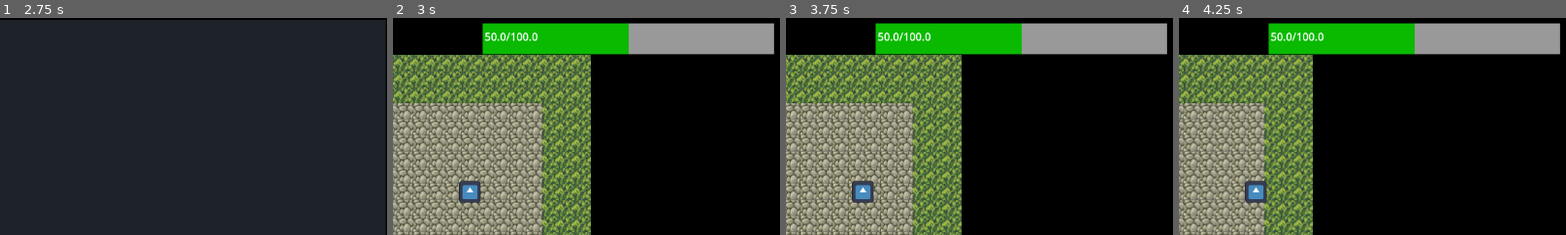
Above: before the commit, frames 1-4 (left to right).
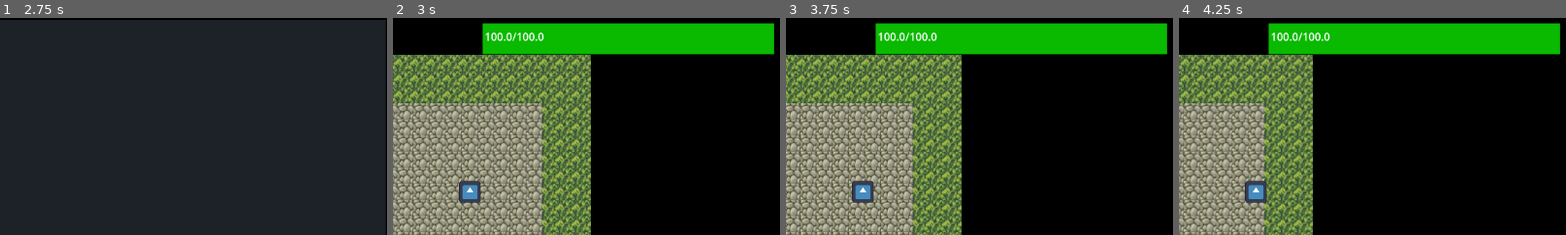
Above: after the commit, the same moments.

Repository: Actusel/fantastic-octo-computing-machine
Game: Godot game, scene res://menus/main_menu.tscn
The game is run twice, just before and just after one commit, with the same random seed, the same clock (stepped at 60 frames per second) and the same inputs. The engine's default icon, where the game draws it, is replaced by a stand-in: a white triangle on a blue panel in a dark square.
Inputs (mouse positions are % of the whole screen's width and height, from its top left):
- Up to frame 1 (2.75 s): click (42, 12) at 0.52 s; type "Alex" at 0.6 s; click "leggies" at 1.25 s; click "Save" at 2 s
- Up to frame 2 (3 s): click "play" at 2.75 s
- Up to frame 3 (3.75 s): tap Enter at 3.5 s; move the mouse to (72, 45) at 3.52 s; hold Right (moveright) from 3.53 s (still down); hold Space (attack) from 3.53 s (still down); click (72, 45) at 3.67 s
- Up to frame 4 (4.25 s): keep holding Right (moveright); keep holding Space (attack); tap Shift (dash) at 3.8 s
The pictures show only the part of the screen within x 50-100%, y 0-50%; the shares and areas given below are measured in that part.

Frame 1 is identical in both runs. In frame 2, 5.9% of the frame differs, in the area x 23-99%, y 2-17%; in frame 3, 5.9%; in frame 4, 5.9%.

Commit message:
Refactor entity system and unify projectile logic
Introduced BaseEntity and BaseEnemy classes to centralize health, damage, and common logic for player and enemies. Updated melee_enemy, spike_shooter_enemy, turret_enemy, and player to inherit from these new base classes, removing redundant code. Unified projectile logic by removing basic_arrow.gd and updating all projectiles to use advanced_projectile.gd, with new setup functions for direction, speed, and damage. Improved save/load logic by moving serialization into Global.gd. Connected player death to maze regeneration. Minor variable and signal renaming for clarity.

Diff:
--- a/Global.gd
+++ b/Global.gd
@@ -399,3 +399,81 @@
 			_equip_effect(new_item)
 
 	emit_signal("inventory_updated")
+
+func get_save_data() -> Dictionary:
+	return {
+		"level": level,
+		"graph_data": graph_data,
+		"inventory": _serialize_inventory(),
+		"equipment": _serialize_equipment()
+	}
+
+func load_save_data(data: Dictionary):
+	unequip_all() # Reset stats
+
+	if "level" in data:
+		level = int(data["level"])
+
+	if "graph_data" in data:
+		update(data["graph_data"])
+
+	if "inventory" in data:
+		var saved_inv = data["inventory"]
+		if saved_inv.size() > inventory.size():
+			inventory.resize(saved_inv.size())
+
+		for i in range(saved_inv.size()):
+			var slot_data = saved_inv[i]
+			if slot_data:
+				var item = load(slot_data["path"])
+				if item:
+					inventory[i] = { "item": item, "count": int(slot_data["count"]) }
+				else:
+					inventory[i] = null
+			else:
+				inventory[i] = null
+
+		for i in range(saved_inv.size(), inventory.size()):
+			inventory[i] = null
+
+	if "equipment" in data:
+		var saved_eq = data["equipment"]
+		for key in saved_eq:
+			if key in equipment:
+				var slot_data = saved_eq[key]
+				if slot_data:
+					var item = load(slot_data["path"])
+					if item:
+						equipment[key] = { "item": item, "count": int(slot_data["count"]) }
+					else:
+						equipment[key] = null
+				else:
+					equipment[key] = null
+
+	reapply_equipment_effects()
+	emit_signal("inventory_updated")
+
+func _serialize_inventory() -> Array:
+	var serialized = []
+	for slot in inventory:
+		if slot == null:
+			serialized.append(null)
+		else:
+			serialized.append({
+				"path": slot["item"].resource_path,
+				"count": slot["count"]
+			})
+	return serialized
+
+func _serialize_equipment() -> Dictionary:
+	var serialized = {}
+	for key in equipment:
+		var slot = equipment[key]
+		if slot == null:
+			serialized[key] = null
+		else:
+			serialized[key] = {
+				"path": slot["item"].resource_path,
+				"count": slot["count"]
+			}
+	return serialized
--- a/SaveManager.gd
+++ b/SaveManager.gd
@@ -5,12 +5,7 @@
 const SAVE_PATH = "user://savegame.json"
 
 func save_game():
-	var save_data = {
-		"level": Global.level,
-		"graph_data": Global.graph_data,
-		"inventory": _serialize_inventory(),
-		"equipment": _serialize_equipment()
-	}
+	var save_data = Global.get_save_data()
 
 	var file = FileAccess.open(SAVE_PATH, FileAccess.WRITE)
 	if file:
@@ -34,84 +29,7 @@
 
 		if parse_result == OK:
 			var save_data = json.get_data()
-
-			# Unequip current items to reverse stats before loading new ones
-			Global.unequip_all()
-
-			_apply_save_data(save_data)
-
-			# Re-apply effects of newly loaded equipment
-			Global.reapply_equipment_effects()
-
+			Global.load_save_data(save_data)
 			print("Game loaded")
 		else:
 			print("JSON Parse Error: ", json.get_error_message(), " in ", json_string, " at line ", json.get_error_line())
-
-func _serialize_inventory() -> Array:
-	var serialized = []
-	for slot in Global.inventory:
-		if slot == null:
-			serialized.append(null)
-		else:
-			serialized.append({
-				"path": slot["item"].resource_path,
-				"count": slot["count"]
-			})
-	return serialized
-
-func _serialize_equipment() -> Dictionary:
-	var serialized = {}
-	for key in Global.equipment:
-		var slot = Global.equipment[key]
-		if slot == null:
-			serialized[key] = null
-		else:
-			serialized[key] = {
-				"path": slot["item"].resource_path,
-				"count": slot["count"]
-			}
-	return serialized
-
-func _apply_save_data(data: Dictionary):
-	if "level" in data:
-		Global.level = int(data["level"])
-
-	if "graph_data" in data:
-		Global.update(data["graph_data"])
-
-	if "inventory" in data:
-		var saved_inv = data["inventory"]
-		# Ensure size matches saved data if it's larger (to avoid index out of bounds)
-		if saved_inv.size() > Global.inventory.size():
-			Global.inventory.resize(saved_inv.size())
-
-		for i in range(saved_inv.size()):
-			var slot_data = saved_inv[i]
-			if slot_data:
-				var item = load(slot_data["path"])
-				if item:
-					Global.inventory[i] = { "item": item, "count": int(slot_data["count"]) }
-				else:
-					Global.inventory[i] = null
-			else:
-				Global.inventory[i] = null
-
-		# Clear any remaining slots if inventory is larger than saved
-		for i in range(saved_inv.size(), Global.inventory.size()):
-			Global.inventory[i] = null
-
-	if "equipment" in data:
-		var saved_eq = data["equipment"]
-		for key in saved_eq:
-			if key in Global.equipment:
-				var slot_data = saved_eq[key]
-				if slot_data:
-					var item = load(slot_data["path"])
-					if item:
-						Global.equipment[key] = { "item": item, "count": int(slot_data["count"]) }
-					else:
-						Global.equipment[key] = null
-				else:
-					Global.equipment[key] = null
-
-	Global.emit_signal("inventory_updated")
--- a/combat/advanced_projectile.gd
+++ b/combat/advanced_projectile.gd
@@ -10,10 +10,18 @@
 var current_mode = Mode.STRAIGHT
 var velocity = Vector2.ZERO
 var target_node: Node2D = null # For Boomerang (Boss) or Homing (Player)
+var direction: Vector2 = Vector2.ZERO # For compatibility
 
 func _ready():
 	# If using physics bodies, use body_entered. connect via editor or code:
 	body_entered.connect(_on_body_entered)
+	if has_node("VisibleOnScreenNotifier2D"):
+		$VisibleOnScreenNotifier2D.screen_exited.connect(queue_free)
+
+	# Compatibility initialization
+	if direction != Vector2.ZERO and velocity == Vector2.ZERO:
+		velocity = direction * speed
+		rotation = direction.angle()
 
 func _physics_process(delta):
 	match current_mode:
@@ -37,10 +45,13 @@
 			pass
 
 func _on_body_entered(body):
-	if body.is_in_group("player"):
-		if body.has_method("hp_changed"):
-			body.hp_changed(-damage)
-		queue_free()
+	# Ignore shooter if needed, but for now just hit anything
+	if body.has_method("take_damage"):
+		body.take_damage(damage)
+	elif body.has_method("hp_changed"):
+		body.hp_changed(-damage)
+
+	queue_free()
 
 # --- External Setup Functions ---
 
--- a/combat/basic_arrow.gd
+++ /dev/null
@@ -1,32 +0,0 @@
-extends Area2D
-
-@onready var visible_on_screen_notifier_2d: VisibleOnScreenNotifier2D = $VisibleOnScreenNotifier2D
-
-# Configurable properties for the projectile
-@export var speed: float = 600.0
-@export var damage: float = 10.0
-
-# The direction the projectile will travel in (set by the enemy)
-var direction: Vector2 = Vector2.RIGHT
-
-func _ready() -> void:
-	visible_on_screen_notifier_2d.screen_exited.connect(_on_visible_on_screen_notifier_2d_screen_exited)
-
-func _physics_process(delta: float) -> void:
-	# Move the projectile in its set direction
-	global_position += direction * speed * delta
-
-
-
-func _on_body_entered(body: Node2D) -> void:
-	if body.has_method("hp_changed"):
-		body.hp_changed(-damage)
-
-	# Destroy the projectile when it hits any physics body (player or wall)
-	# We put it in the "projectile" group to avoid this.
-	queue_free()
-
-
-func _on_visible_on_screen_notifier_2d_screen_exited() -> void:
-	# Delete the projectile if it goes off-screen to save memory
-	queue_free()
--- a/combat/enemy_projectile.tscn
+++ b/combat/enemy_projectile.tscn
@@ -1,6 +1,6 @@
 [gd_scene load_steps=4 format=3 uid="uid://biv07jaww8nmr"]
 
-[ext_resource type="Script" uid="uid://dedfe4s1oknos" path="res://combat/basic_arrow.gd" id="1_t7654"]
+[ext_resource type="Script" uid="uid://dedfe4s1oknos" path="res://combat/advanced_projectile.gd" id="1_t7654"]
 [ext_resource type="Texture2D" uid="uid://blcesbt6kmxbg" path="res://assets/long_arrow.png" id="2_qsw24"]
 
 [sub_resource type="RectangleShape2D" id="RectangleShape2D_qxf0c"]
--- a/combat/player_projectile.tscn
+++ b/combat/player_projectile.tscn
@@ -1,6 +1,6 @@
 [gd_scene load_steps=4 format=3 uid="uid://es0e4a6qd357"]
 
-[ext_resource type="Script" uid="uid://dedfe4s1oknos" path="res://combat/basic_arrow.gd" id="1_l07an"]
+[ext_resource type="Script" path="res://combat/advanced_projectile.gd" id="1_l07an"]
 [ext_resource type="Texture2D" uid="uid://blcesbt6kmxbg" path="res://assets/long_arrow.png" id="2_5tg8b"]
 
 [sub_resource type="RectangleShape2D" id="RectangleShape2D_qxf0c"]
--- /dev/null
+++ b/entities/base_entity.gd
@@ -0,0 +1,48 @@
+class_name BaseEntity extends CharacterBody2D
+
+signal health_changed(new_value, max_value)
+signal died
+
+@export var max_hp: float = 100.0
+@export var speed: float = 200.0
+
+var current_hp: float
+var can_attack: bool = true
+
+# Optional references - children classes should assign these if they exist
+var hp_bar: ProgressBar
+
+func _ready() -> void:
+	current_hp = max_hp
+	if has_node("ui/HP"): # Player structure
+		hp_bar = $ui/HP
+	elif has_node("hp_bar"): # Enemy structure
+		hp_bar = $hp_bar
+
+	update_health_ui()
+
+func take_damage(amount: float):
+	current_hp -= amount
+	current_hp = clamp(current_hp, 0, max_hp)
+
+	emit_signal("health_changed", current_hp, max_hp)
+	update_health_ui()
+
+	if current_hp <= 0:
+		die()
+
+func heal(amount: float):
+	current_hp += amount
+	current_hp = clamp(current_hp, 0, max_hp)
+
+	emit_signal("health_changed", current_hp, max_hp)
+	update_health_ui()
+
+func update_health_ui():
+	if hp_bar:
+		hp_bar.max_value = max_hp
+		hp_bar.value = current_hp
+
+func die():
+	emit_signal("died")
+	# Override in children
--- /dev/null
+++ b/entities/enemies/base_enemy.gd
@@ -0,0 +1,51 @@
+class_name BaseEnemy extends BaseEntity
+
+@export var arrival_tolerance: float = 3.0
+@export var loot_table: Array[ItemData] = [] # Or use PackedScenes/Resources
+
+# Common references
+var player: CharacterBody2D = null
+var detection_radius: Area2D
+var ray_cast: RayCast2D
+
+func _ready() -> void:
+	super._ready()
+
+	# Try to find common nodes
+	if has_node("DetectionRadius"):
+		detection_radius = $DetectionRadius
+		detection_radius.body_entered.connect(_on_detection_radius_body_entered)
+		detection_radius.body_exited.connect(_on_detection_radius_body_exited)
+
+	if has_node("RayCast2D"):
+		ray_cast = $RayCast2D
+
+func _on_detection_radius_body_entered(body: Node2D) -> void:
+	if body.is_in_group("player"):
+		player = body as CharacterBody2D
+
+func _on_detection_radius_body_exited(body: Node2D) -> void:
+	if body == player:
+		player = null
+
+func die():
+	drop_item()
+	queue_free()
+
+func drop_item():
+	# Default implementation using the hardcoded logic from melee_enemy for now
+	# Ideally this uses loot_table
+	var item_scene = preload("res://items&inventory/item.tscn")
+	var spear_data = preload("res://items&inventory/items/spear.tres")
+	var wine_data = preload("res://items&inventory/items/wine.tres")
+	var item_instance = item_scene.instantiate()
+
+	if randf() > 0.5:
+		item_instance.item_data = spear_data
+	else:
+		item_instance.item_data = wine_data
+
+	var random_offset = Vector2(randf_range(-30, 30), randf_range(-30, 30))
+	item_instance.global_position = global_position + random_offset
+
+	get_parent().call_deferred("add_child", item_instance)
--- a/entities/enemies/melee_enemy.gd
+++ b/entities/enemies/melee_enemy.gd
@@ -1,30 +1,28 @@
-extends CharacterBody2D
+extends BaseEnemy
 
 # --- Enemy Stats ---
-@export var speed: float = 150.0
 @export var melee_damage: float = 25.0 # This will be overwritten by ItemData
 @export var weapon_data: ItemData
-@export var arrival_tolerance: float = 3.0 # How close to get to the last_known_position
+# speed, arrival_tolerance are in BaseEnemy/BaseEntity
 
 # --- Node References ---
-@onready var detection_radius: Area2D = $DetectionRadius
-@onready var ray_cast: RayCast2D = $RayCast2D
+# detection_radius, ray_cast are in BaseEnemy
 @onready var melee_area: Area2D = $MeleeArea
 @onready var attack_timer: Timer = $AttackTimer
 @onready var sprite: Sprite2D = $Sprite2D # Optional
 @onready var weapon_sprite: Sprite2D = $WeaponSprite
-@onready var hp_bar: ProgressBar = $hp_bar
+# hp_bar is in BaseEntity
 
 
 # --- State Variables ---
-var player: CharacterBody2D = null
+# player is in BaseEnemy
 var last_known_position: Vector2 = Vector2.ZERO
-var can_attack: bool = true
 var is_attacking: bool = false
 var show_attack_flash: bool = false
 
 
 func _ready() -> void:
+	super._ready()
 	# Initialize last_known_position to its own position
 	# This prevents it from running to (0,0) at the start
 	last_known_position = global_position
@@ -40,38 +38,12 @@
 	# Hide weapon sprite initially
 	weapon_sprite.visible = false
 	# Connect signals (if not done in the editor)
-	detection_radius.body_entered.connect(_on_detection_radius_body_entered)
-	detection_radius.body_exited.connect(_on_detection_radius_body_exited)
 	attack_timer.timeout.connect(_on_attack_timer_timeout)
-
-func hp_changed(amount):
-	hp_bar.value+=amount
-	if hp_bar.value==0:
-		drop_item()
-		queue_free()
-
-func drop_item():
-	var item_scene = preload("res://items&inventory/item.tscn")
-	var spear_data = preload("res://items&inventory/items/spear.tres")
-	var wine_data = preload("res://items&inventory/items/wine.tres")
-	var item_instance = item_scene.instantiate()
-
-	if randf() > 0.5:
-		item_instance.item_data = spear_data
-	else:
-		item_instance.item_data = wine_data
-
-	# Random position within a small radius (e.g., 30 pixels)
-	var random_offset = Vector2(randf_range(-30, 30), randf_range(-30, 30))
-	item_instance.global_position = global_position + random_offset
-
-	get_parent().call_deferred("add_child", item_instance)
 
 
 func _physics_process(_delta: float) -> void:
 	# Reset velocity every frame
 	velocity = Vector2.ZERO
-	hp_bar.value-=.01
 
 	if is_attacking:
 		move_and_slide()
@@ -174,22 +146,16 @@
 
 	if is_player_still_in_range:
 		print("Enemy attack HITS!")
-		target.hp_changed(-melee_damage)
+		if target.has_method("take_damage"):
+			target.take_damage(melee_damage)
+		elif target.has_method("hp_changed"):
+			target.hp_changed(-melee_damage)
 	else:
 		print("Enemy attack WHIFFS!")
 
 # --- Signal Handlers ---
 
-func _on_detection_radius_body_entered(body: Node2D) -> void:
-	if body.is_in_group("player"):
-		player = body as CharacterBody2D
-
-
-func _on_detection_radius_body_exited(body: Node2D) -> void:
-	if body == player:
-		player = null
-		# Optional: you could make it go back to its start position
-		# last_known_position = $StartPosition.global_position (if you add a Marker2D)
+# _on_detection_radius_body_entered/exited are in BaseEnemy
 
 func _on_attack_timer_timeout() -> void:
 	# When the timer finishes, allow the enemy to attack again
--- a/entities/enemies/spike_shooter_enemy.gd
+++ b/entities/enemies/spike_shooter_enemy.gd
@@ -1,30 +1,18 @@
-extends CharacterBody2D
+extends BaseEnemy
 
-@onready var detection_radius: Area2D = $DetectionRadius
-@onready var hp_bar: ProgressBar = $hp_bar
 @onready var shoot_timer: Timer = $ShootTimer
-@onready var ray_cast: RayCast2D = $RayCast2D
+# detection_radius, hp_bar, ray_cast are in BaseEnemy
 
 @export var projectile_scene: PackedScene = preload("res://combat/enemy_projectile.tscn")
 
-var player: CharacterBody2D = null
+# player is in BaseEnemy
 # A simple flag to control firing rate
-var can_shoot: bool = false
-
-
+# Using can_attack from BaseEntity instead of can_shoot
 
 func _ready() -> void:
-	detection_radius.body_entered.connect(_on_detection_radius_body_entered)
-	detection_radius.body_exited.connect(_on_detection_radius_body_exited)
+	super._ready()
 	shoot_timer.start()
 	shoot_timer.timeout.connect(_on_shoot_timer_timeout)
-
-
-func hp_changed(amount):
-	hp_bar.value+=amount
-	if hp_bar.value==0:
-		drop_item()
-		queue_free()
 
 func drop_item():
 	var item_scene = preload("res://items&inventory/item.tscn")
@@ -44,18 +32,9 @@
 
 	get_parent().call_deferred("add_child", item_instance)
 
-func _on_detection_radius_body_entered(body: Node2D):
-	# Check if the body that entered is in the "player" group
-	if body.is_in_group("player"):
-		player = body as CharacterBody2D # Store the player reference
-
-func _on_detection_radius_body_exited(body: Node2D):
-	if body == player:
-		player = null
-
 func _on_shoot_timer_timeout() -> void:
 	# When the timer finishes, allow the enemy to shoot again
-	can_shoot = true
+	can_attack = true
 
 func _physics_process(delta: float) -> void:
 	# If we don't have a player target, do nothing.
@@ -79,10 +58,10 @@
 
 
 func shoot():
-	if not can_shoot or projectile_scene == null:
+	if not can_attack or projectile_scene == null:
 		return
 
-	can_shoot = false
+	can_attack = false
 	shoot_timer.start()
 
 	print("shoot")
@@ -103,9 +82,5 @@
 		var angle := i * angle_step
 		var direction := Vector2.RIGHT.rotated(angle)
 
-		# Assign the direction to the projectile if it expects a velocity/direction variable
-
-		projectile.direction = direction
-
-		# Optional: rotate projectile visually to match its travel direction
-		projectile.rotation = angle
+		# Use setup_straight
+		projectile.setup_straight(direction, 300.0, 10.0)
--- a/entities/enemies/turret_enemy.gd
+++ b/entities/enemies/turret_enemy.gd
@@ -1,40 +1,29 @@
-extends CharacterBody2D
+extends BaseEnemy
 class_name TurretEnemy
 # Export the projectile scene so we can assign it in the Inspector
 @export var projectile_scene: PackedScene = preload("res://combat/enemy_projectile.tscn")
 
 # --- Node References ---
-@onready var detection_radius: Area2D = $DetectionRadius
-@onready var ray_cast: RayCast2D = $RayCast2D
+# detection_radius, ray_cast, hp_bar are in BaseEnemy
 @onready var shoot_timer: Timer = $ShootTimer
 @onready var projectile_spawn: Marker2D = $ProjectileSpawn
 @onready var sprite: Sprite2D = $Sprite2D # Optional, for flipping
 @onready var backing_up_range: Area2D = $BackingUpRange
-@onready var hp_bar: ProgressBar = $hp_bar
 
 # --- State Variables ---
-# This will hold a reference to the player when they are in range
-var player: CharacterBody2D = null
-# A simple flag to control firing rate
-var can_shoot: bool = false
+# player is in BaseEnemy
+# can_shoot -> can_attack
 var run:bool = false
-
+var can_shoot:bool
 
 func _ready() -> void:
+	super._ready()
 	# Connect signals from code (alternative to using the Node tab)
-	detection_radius.body_entered.connect(_on_detection_radius_body_entered)
-	detection_radius.body_exited.connect(_on_detection_radius_body_exited)
 	backing_up_range.body_entered.connect(_on_backing_up_range_area_entered)
 	backing_up_range.body_exited.connect(_on_backing_up_range_area_exited)
 	shoot_timer.start()
 	shoot_timer.timeout.connect(_on_shoot_timer_timeout)
 	pass
-
-func hp_changed(amount):
-	hp_bar.value+=amount
-	if hp_bar.value==0:
-		drop_item()
-		queue_free()
 
 func drop_item():
 	var item_scene = preload("res://items&inventory/item.tscn")
@@ -109,13 +98,8 @@
 	# Calculate direction from the spawn point (not the enemy center)
 	var direction = (player.global_position - projectile_spawn.global_position).normalized()
 
-	# Set the projectile's properties
-	# This assumes your Projectile.gd script has a "direction" variable
-	projectile.direction = direction
-
-	# Set its starting position and rotation
 	projectile.global_position = projectile_spawn.global_position
-	projectile.global_rotation = direction.angle()
+	projectile.setup_straight(direction, 300.0, 10.0)
 
 	# Add the projectile to the main scene tree
 	get_tree().root.add_child(projectile)
--- a/entities/player/player.gd
+++ b/entities/player/player.gd
@@ -1,11 +1,11 @@
-extends CharacterBody2D
+extends BaseEntity
 class_name Player
 
 @onready var dash_cooldown = $dash_cooldown
 @onready var dash_icon = $ColorRect
 @onready var label = $ui/Label
 @onready var inventory: Control = $ui/inventory
-@onready var hp_bar: ProgressBar = $ui/HP
+# hp_bar is handled in BaseEntity
 @onready var hp_label: Label = $ui/hp_label
 @onready var weapon_sprite: Sprite2D = $WeaponTexture
 @onready var attack_timer: Timer = $AttackTimer
@@ -13,15 +13,16 @@
 @onready var player_sprite: Sprite2D = $PlayerSprite
 @onready var collision_shape_2d: CollisionShape2D = $CollisionShape2D
 @onready var projectile_spawn: Marker2D = $ProjectileSpawn
-@onready var maze_gen: Node2D = $"../MazeGen"
+# Decoupled MazeGen reference
+signal player_died
 
 var save_label: Label
 
 @export var weapon: ItemData = null
-var can_attack: bool = true
+# can_attack is in BaseEntity
 var enemy: CharacterBody2D = null
 
-const SPEED = 200.0
+# SPEED is in BaseEntity as speed
 const dash_time = 0.2
 const DASH_SPEED = 600
 const push_str = 100
@@ -30,6 +31,7 @@
 var damage: float
 
 func _ready() -> void:
+	super._ready()
 	# Create Save Label
 	save_label = Label.new()
 	save_label.text = "Progress Saved"
@@ -56,22 +58,25 @@
 		timer.timeout.connect(func(): save_label.visible = false)
 
 func hp_changed(amount):
-	if not (amount<0 and dashing):
-		hp_bar.value+=amount
-
-
-	if hp_bar.value <=0:
-		hp_bar.value = hp_bar.max_value
-		if maze_gen:
-			maze_gen.generate_maze()
-
-	hp_label.text = str(hp_bar.value) + "/" + str(hp_bar.max_value)
+	if amount < 0:
+		if not dashing:
+			take_damage(-amount)
+	else:
+		heal(amount)
+
+	hp_label.text = str(current_hp) + "/" + str(max_hp)
+
+func die():
+	emit_signal("player_died")
+	current_hp = max_hp
+	update_health_ui()
+	hp_label.text = str(current_hp) + "/" + str(max_hp)
 
 func max_hp_changed(amount):
-	var new_hp = hp_bar.value+amount
-	hp_bar.max_value+=amount
-	hp_bar.value = new_hp
-	hp_label.text = str(hp_bar.value) + "/" + str(hp_bar.max_value)
+	max_hp += amount
+	current_hp += amount
+	update_health_ui()
+	hp_label.text = str(current_hp) + "/" + str(max_hp)
 
 func change_weapon(new_weapon: ItemData ):
 	if new_weapon == null:
@@ -93,6 +98,7 @@
 	else: return "ready"
 
 func _physics_process(delta):
+	hp_label.text = str(hp_bar.value) + "/" + str(hp_bar.max_value)
 	look_at(get_global_mouse_position())
 	collision_shape_2d.rotation = -rotation
 	player_sprite.rotation = -rotation
@@ -115,8 +121,8 @@
 		dash_timer=dash_time
 		velocity=direction*DASH_SPEED
 	else:
-		velocity.x = move_toward(velocity.x, direction.x*SPEED, 40)
-		velocity.y = move_toward(velocity.y, direction.y*SPEED, 40)
+		velocity.x = move_toward(velocity.x, direction.x*speed, 40)
+		velocity.y = move_toward(velocity.y, direction.y*speed, 40)
 
 	move_and_slide()
 
@@ -150,13 +156,9 @@
 	# --- Instance and configure the projectile ---
 	var projectile = weapon.projectile_scene.instantiate() as Area2D
 
-	# Set the projectile's properties
-	# This assumes your Projectile.gd script has a "direction" variable
-	projectile.direction = global_transform.x.normalized()
-
-	# Set its starting position and rotation
+	# Use the new setup function
 	projectile.global_position = projectile_spawn.global_position
-	projectile.global_rotation = global_rotation
+	projectile.setup_straight(global_transform.x.normalized(), 600.0, damage)
 
 	# Add the projectile to the main scene tree
 	get_tree().root.add_child(projectile)
@@ -209,7 +211,10 @@
 
 	if is_enemy_still_in_range:
 		print("Player attack HITS!")
-		target.hp_changed(-damage)
+		if target.has_method("take_damage"):
+			target.take_damage(damage)
+		elif target.has_method("hp_changed"):
+			target.hp_changed(-damage)
 	else:
 		print("Player attack WHIFFS!")
 
--- a/environments/maze_gen.gd
+++ b/environments/maze_gen.gd
@@ -41,6 +41,10 @@
 	if not tile_map_layer or not player:
 		push_error("MazeGenerator: Please assign TileMapLayer AND Player in inspector.")
 		return
+
+	if player.has_signal("player_died"):
+		player.player_died.connect(generate_maze)
+
 	# Create a container for enemies to make cleanup easier
 	_enemies_container = Node2D.new()
 	_enemies_container.name = "EnemiesContainer"
--- a/menus/exercise_statistics.gd
+++ b/menus/exercise_statistics.gd
@@ -15,7 +15,7 @@
 
 
 var graph_data := {}
-var current_graph := "leggies"
+var current_graph = "armstrong"
 
 # Called when the node enters the scene tree for the first time.
 func _ready():
Not shown, removed: combat/basic_arrow.gd.uid
Not shown, added: entities/base_entity.gd.uid
Not shown, added: entities/enemies/base_enemy.gd.uid
